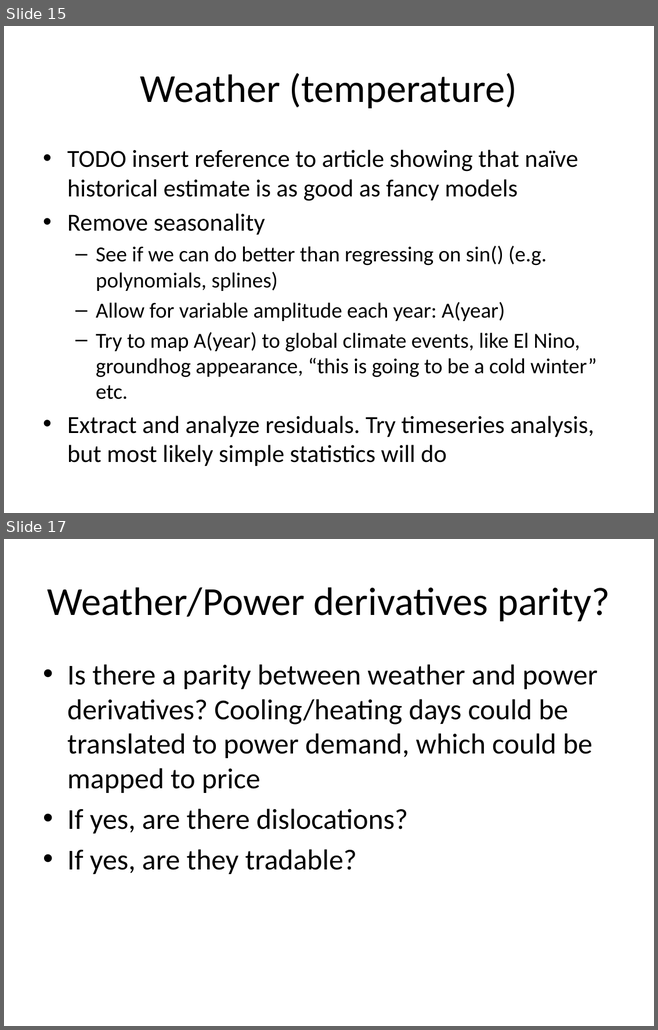
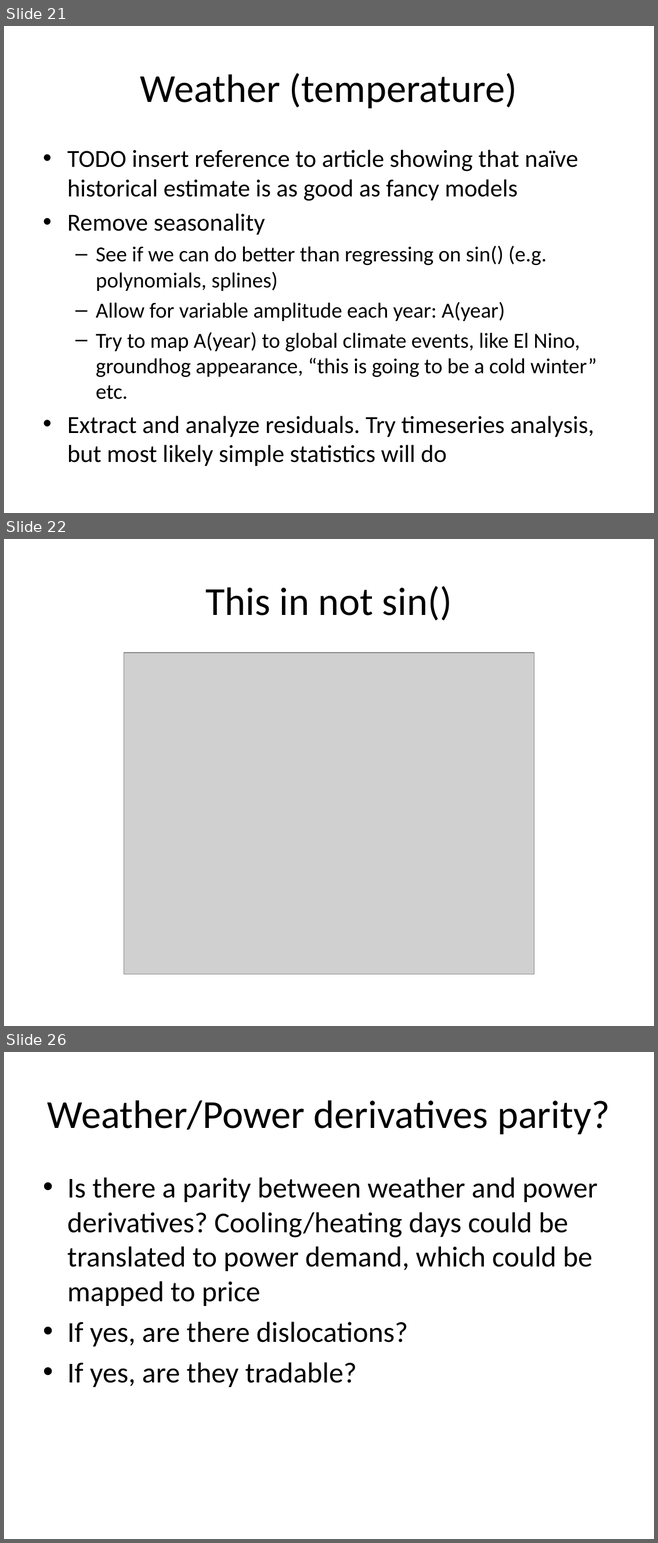
Before and after one commit to quantbin/xpl, a slide deck: energy.pptx. Shown one above the other, each under a label of ours: slides 15 and 17 before the commit, slides 21, 22 and 26 after it; the slides between them are not shown. The pictures are 658x1030 and 658x1543 pixels, drawn with LibreOffice and Linux fonts; fonts in the diff are those of the drawing; grey boxes stand for pictures. Boxes give left, top, right and bottom in pixels: in the first picture for what was removed or moved away, otherwise in the second. Text is boxed around its words. In the diff, an @@ line names an element or a change of style, - is before the commit and + after.

```diff
--- a/energy.pptx
+++ b/energy.pptx
@@ slide 22 added at (4,539,654,1026), background #C0C0C0 @@
@@ title added at (205,586,452,621), 44 pt, text #000000 @@
+This in not sin()
@@ picture added at (123,653,534,974) @@
@@ what was slide 15 is now slide 21 @@
@@ what was slide 17 is now slide 26 @@
```
Also in this commit, not shown: 11 slides changed, 8 other slides added.
